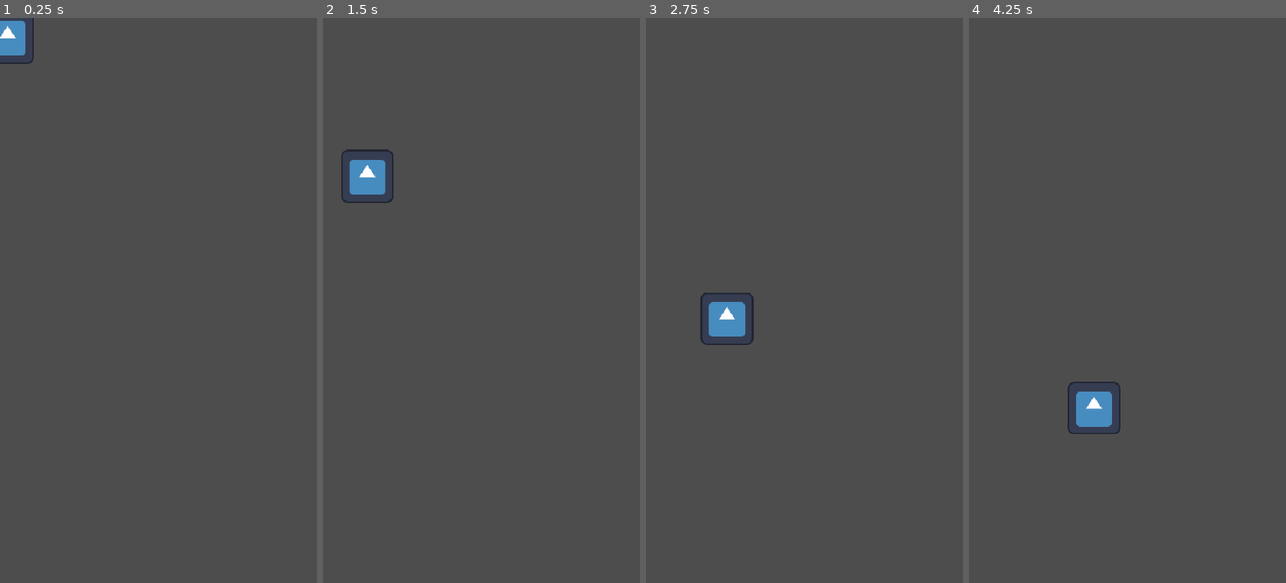
Above: before the commit, frames 1-4 (left to right).
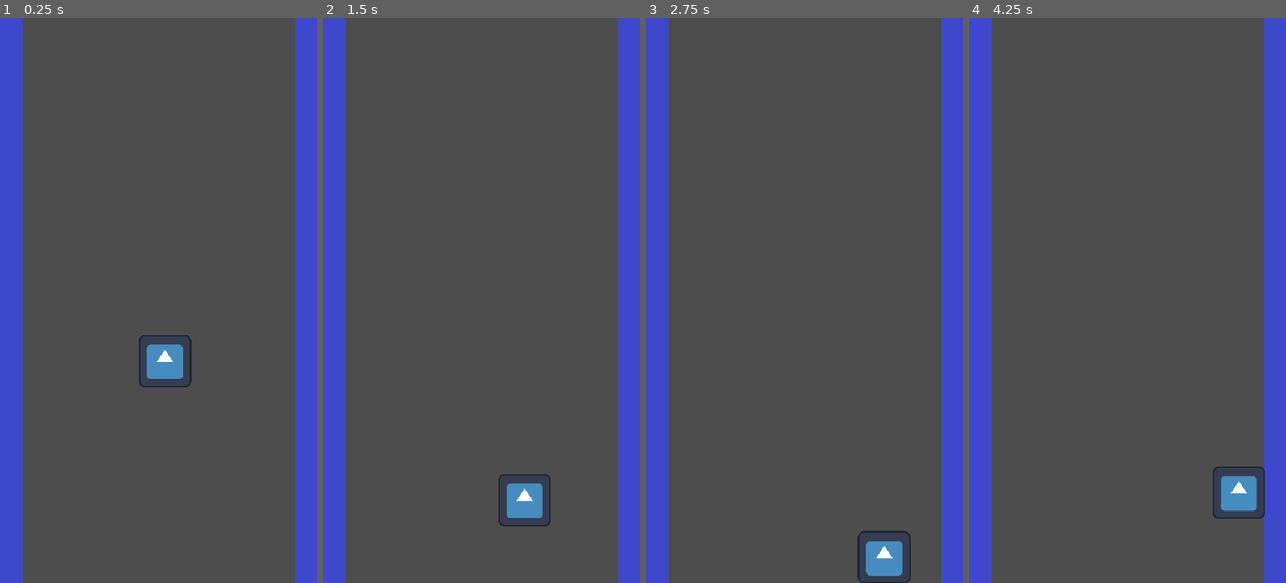
Above: after the commit, the same moments.

Repository: atknony/fly_or_die
Game: Godot game, scene res://Scenes/game.tscn
Two runs of this game, one before a commit and one after it. Both use one fixed random seed, a clock stepped at 60 frames per second and the inputs below. Before the commit the project starts from res://Scenes/player.tscn. The engine's default icon, where the game draws it, is replaced by a stand-in: a white triangle on a blue panel in a dark square.
Inputs (mouse positions are in pixels of both pictures, inside the frame that each line leads up to):
- Up to frame 1 (0.25 s): no input
- Up to frame 2 (1.5 s): move the mouse to (551, 272) at 0.52 s; click (551, 272) at 0.77 s; move the mouse to (418, 328) at 1.27 s
- Up to frame 3 (2.75 s): click (741, 328) at 1.52 s; move the mouse to (836, 176) at 2.02 s
- Up to frame 4 (4.25 s): move the mouse to (1111, 413) at 2.77 s; click (1111, 413) at 3.02 s; move the mouse to (1222, 385) at 3.52 s; click (1222, 385) at 3.77 s

The runs differ from the first frame. In frame 1, 15% of the frame differs, in the area x 0-100%, y 0-100%; in frame 2, 16%; in frame 3, 16%; in frame 4, 16%.

Commit message:
MainScene

Diff:
--- a/project.godot
+++ b/project.godot
@@ -11,7 +11,7 @@
 [application]
 
 config/name="fly_or_die"
-run/main_scene="uid://bc33flt6mjyp0"
+run/main_scene="uid://bxcbtl6oxlfu"
 config/features=PackedStringArray("4.4", "Mobile")
 config/icon="res://icon.svg"
 
Not shown: 1 places in Scenes/game.tscn that only renumber resources
